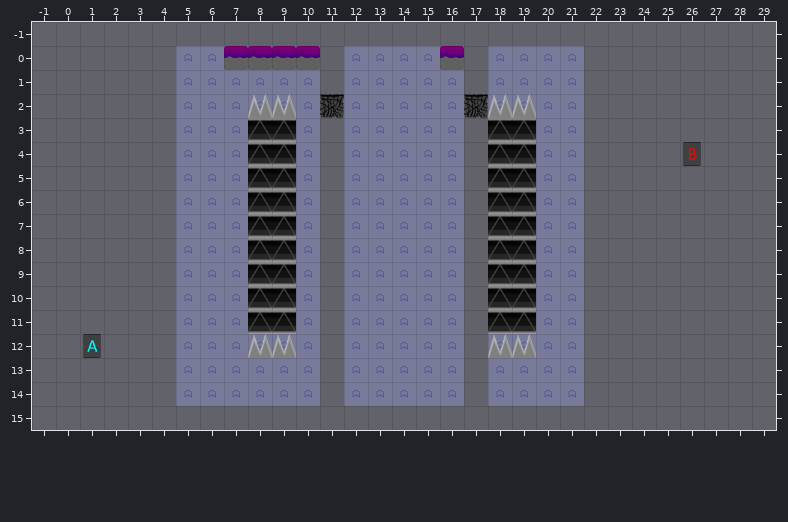
Tiled map -- core/assets/levels/level12.tmx. The picture above was drawn from the file before the commit.
Cells are 64x64 px. Shown: x -1..29, y -1..15.
The same view after the edit:
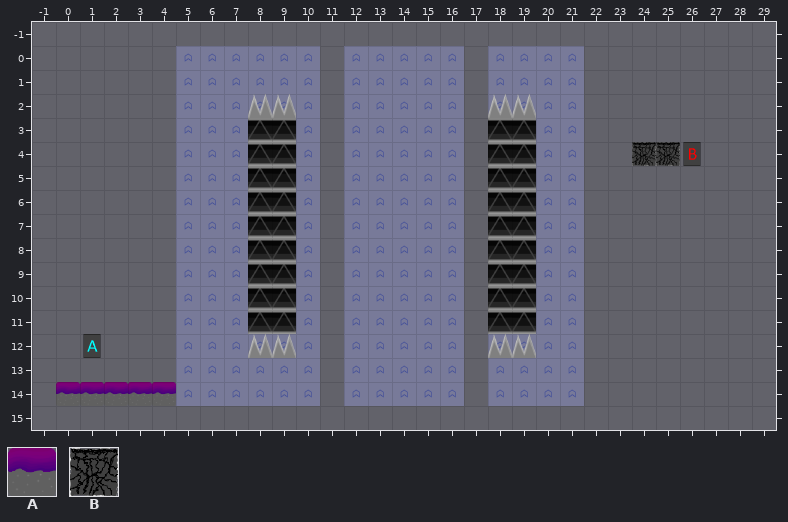
Key: from "ASEC P": A 0 "no_jump_block", B 6 "falling_block".
Objects are placed by their top-left corner, in cells (3,4 is the top-left corner of cell 3,4); size is 1x1 cell unless given.
Edits made:
--- layer "block1"
-A "no_jump_block" at 7,0
+A "no_jump_block" at 1,14
-A "no_jump_block" at 8,0
+A "no_jump_block" at 2,14
-A "no_jump_block" at 9,0
+A "no_jump_block" at 3,14
-A "no_jump_block" at 10,0
+A "no_jump_block" at 4,14
--- layer "block4"
-B "falling_block" at 17,2
+B "falling_block" at 24,4
--- layer "block2"
-B "falling_block" at 11,2
+B "falling_block" at 25,4
--- layer "block3"
-A "no_jump_block" at 16,0
+A "no_jump_block" at 0,14
